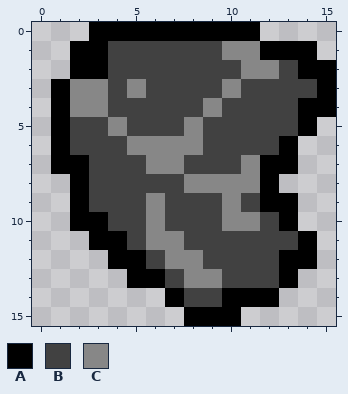
One commit to this pixel-art sprite: blast/leech.png. The picture above is the old version.
The file is 16x16 pixels.
Palette (. is transparent): A #000000  B #414141  C #878787
Pixels before, first column x 1:
 0 ..AAAAAAAAA....
 1 .AABBBBBBCCAAA.
 2 .AABBBBBBBCCBAA
 3 ACCBCBBBBCBBBBA
 4 ACCBBBBBCBBBBAA
 5 ABBCBBBCBBBBBA.
 6 ABBBCCCCBBBBA..
 7 AABBBCCBBBCAA..
 8 .ABBBBBCCCCA...
 9 .ABBBCBBBCBAA..
10 .AABBCBBBCCBA..
11 ..AABCCBBBBBBA.
12 ...AABCCBBBBAA.
13 ....AABCCBBBA..
14 ......ABBAAA...
15 .......AAA.....
And afterwards:
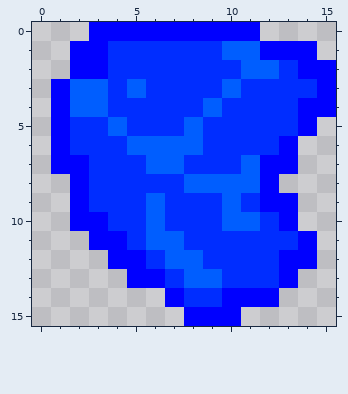
The edit:
colour A: #000000 -> #0000ff
colour B: #414141 -> #002dff
colour C: #878787 -> #005eff
